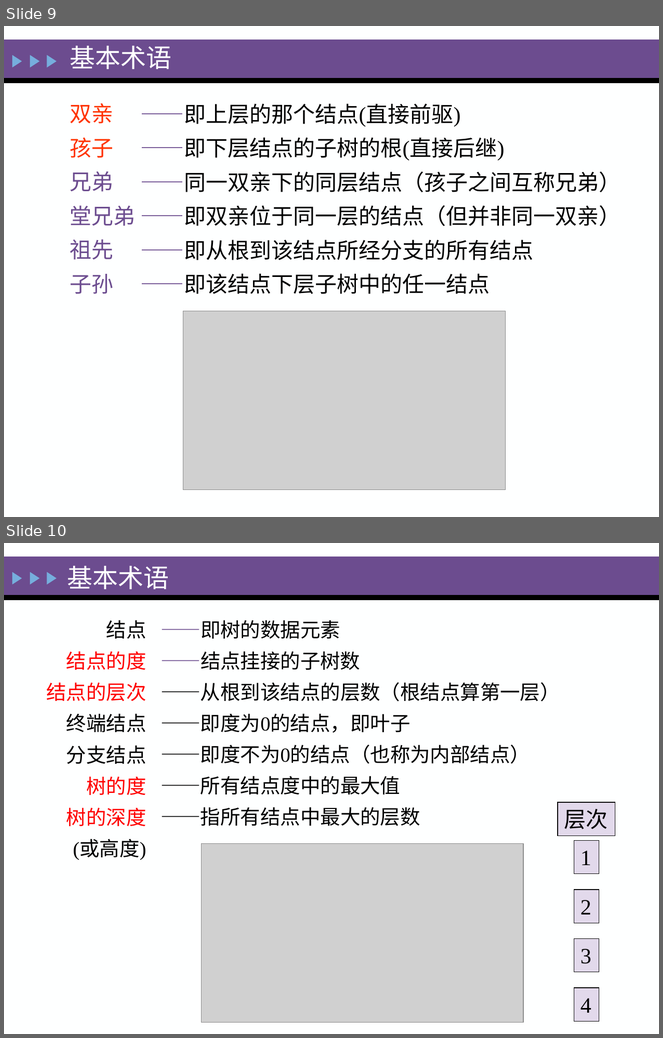
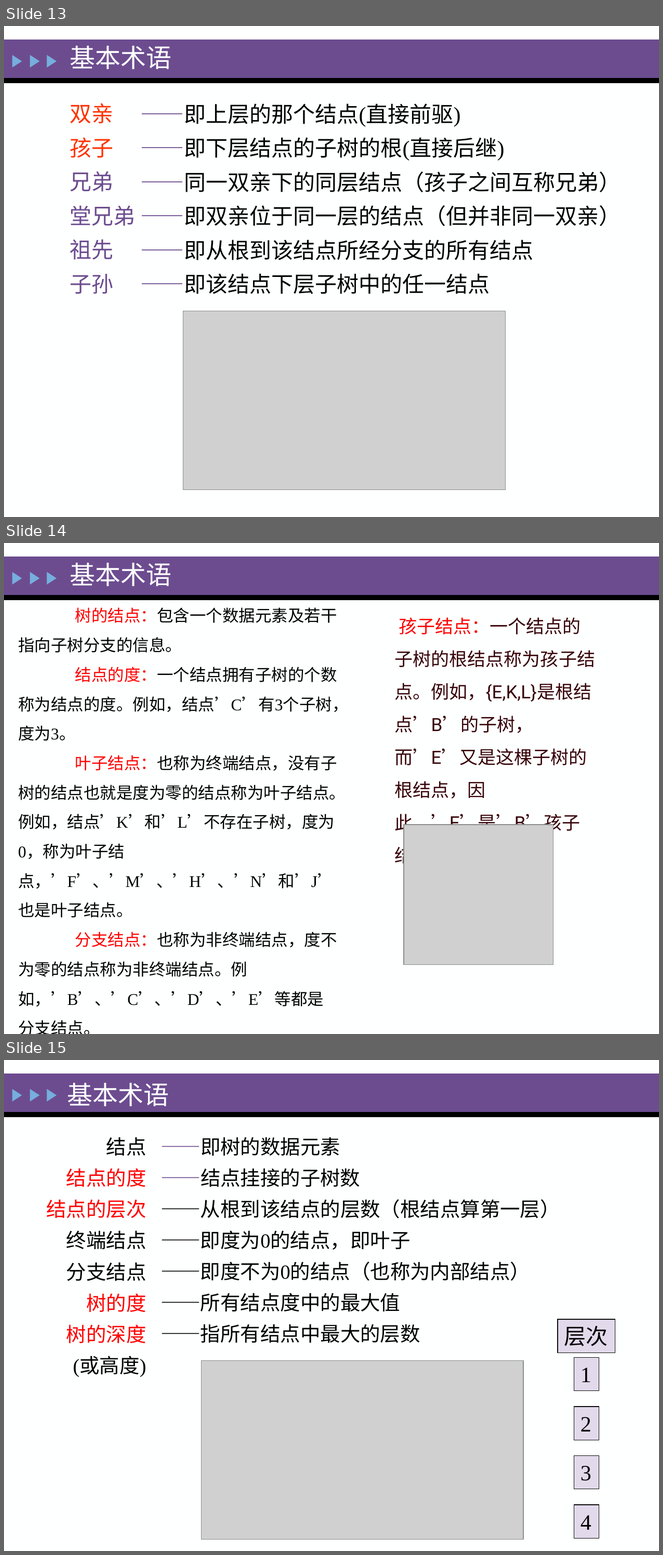
Before and after one commit to zeemeil/zeemeil.github.io, a slide deck: files/2025_1_DS/0402_DS_Tree.pptx. Shown one above the other, each under a label of ours: slides 9 and 10 before the commit, slides 13, 14 and 15 after it. The pictures are 663x1038 and 663x1555 pixels, drawn with LibreOffice and Linux fonts; fonts in the diff are those of the drawing; grey boxes stand for pictures. Boxes give left, top, right and bottom in pixels: in the first picture for what was removed or moved away, otherwise in the second. Text is boxed around its words. In the diff, an @@ line names an element or a change of style, - is before the commit and + after.

```diff
--- a/files/2025_1_DS/0402_DS_Tree.pptx
+++ b/files/2025_1_DS/0402_DS_Tree.pptx
@@ slide 14 added at bbox=[4, 543, 659, 1034], background #FEFFFF; not listed: 5 template elements that a slide beside it also shows @@
@@ text added at bbox=[70, 563, 171, 586], 28 pt, text #FEFFFF @@
+基本术语
@@ text added at bbox=[18, 607, 348, 1007], 18 pt, text #000000 @@
+树的结点：包含一个数据元素及若干指向子树分支的信息。
+结点的度：一个结点拥有子树的个数称为结点的度。例如，结点’C’有3个子树，度为3。
+叶子结点：也称为终端结点，没有子树的结点也就是度为零的结点称为叶子结点。例如，结点’K’和’L’不存在子树，度为0，称为叶子结点，’F’、’M’、’H’、’N’和’J’也是叶子结点。
+分支结点：也称为非终端结点，度不为零的结点称为非终端结点。例如，’B’、’C’、’D’、’E’等都是分支结点。
@@ text added at bbox=[395, 617, 596, 867], 20 pt, text #360207 @@
+孩子结点：一个结点的子树的根结点称为孩子结点。例如，{E,K,L}是根结点’B’的子树，而’E’又是这棵子树的根结点，因此，’E’是’B’孩子结点。
@@ picture added at bbox=[404, 825, 553, 965] @@
@@ what was slide 9 is now slide 13 @@
@@ what was slide 10 is now slide 15 @@
```
Also in this commit, not shown: 2 slides changed, 37 other slides added, 7 other files.
